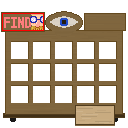
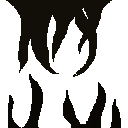
Layered file, before and after one edit (128 × 128). Changes by layer:
renamed "Layer 7" to "Layer 1", painted on it over [left=6, top=0, right=121, bottom=128]
removed layer "Layer 8" over [left=85, top=14, right=125, bottom=30]
removed layer "Layer 5" over [left=1, top=12, right=45, bottom=32]
removed layer "Layer 3" over [left=2, top=11, right=126, bottom=126]
removed layer "Layer 4" over [left=10, top=116, right=118, bottom=122]
